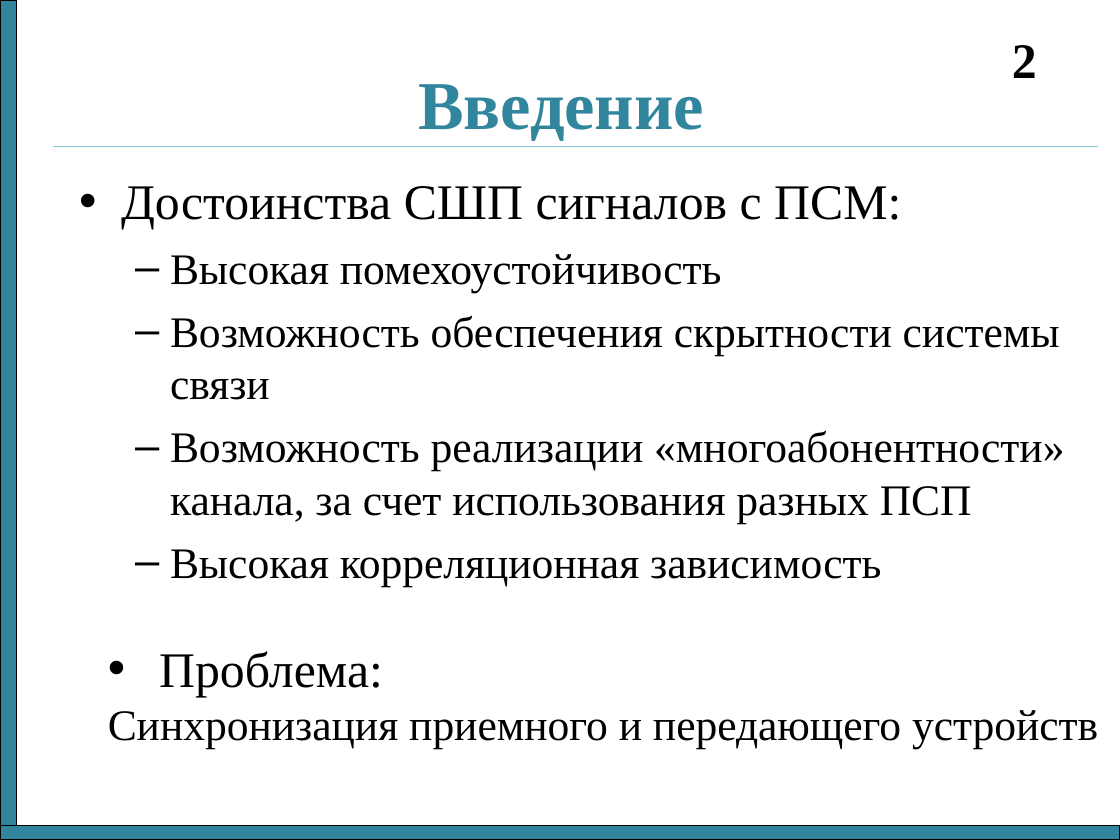
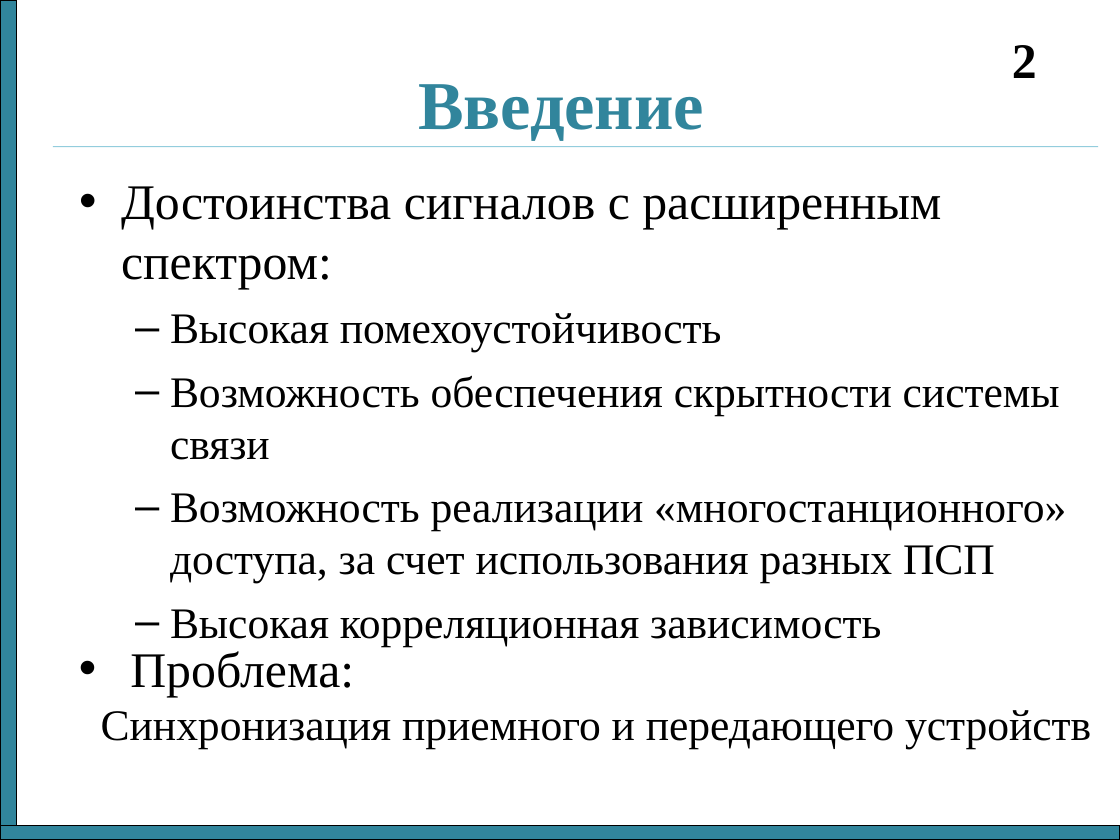
Before and after one commit to nikok94/dissertation, a slide deck: slide 2 of Отчет 3 семестр.ppt. Drawn at 1120x840 pixels with LibreOffice and Linux fonts; fonts in the diff are those of the drawing. Boxes give left, top, right and bottom in pixels: in the first picture for what was removed or moved away, otherwise in the second. Text is boxed around its words. In the diff, an @@ line names an element or a change of style, - is before the commit and + after.

```diff
--- a/Отчет 3 семестр.ppt
+++ b/Отчет 3 семестр.ppt
@@ text at bbox=[121, 186, 941, 289]: text changed @@
-• Достоинства СШП сигналов с ПСМ:
+• Достоинства сигналов с расширенным спектром:
@@ text at bbox=[170, 493, 1066, 583]: text changed @@
-  – Возможность реализации «многоабонентности» канала, за счет использования разных ПСП
+  – Возможность реализации «многостанционного» доступа, за счет использования разных ПСП
@@ text "Проблема:": place and size @@
-text "Проблема:" at bbox=[108, 651, 1098, 749]
+text "Проблема:" at bbox=[101, 651, 1091, 749]
```
Also in this commit, not shown: 1 other slide changed.
